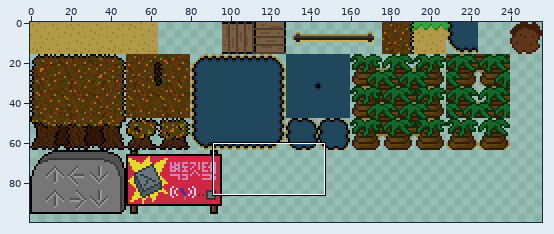
Edited in one commit: sprite sheet (src/data/image/12-beach.png). Above: a wide view before the commit, with the close-up outlined.
Close-up. Before the edit:
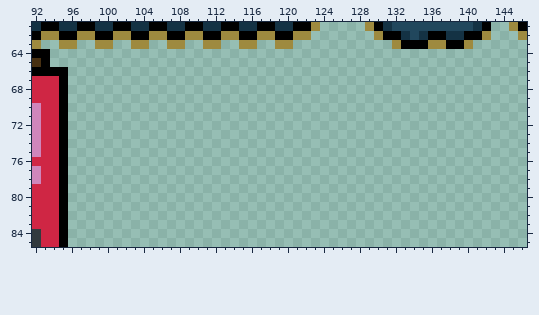
The file is 256x256 pixels. Colours within 5 levels of each other are drawn and written as one. Shown: x 92..146, y 61..85. The wide view leaves out empty margins.
Once edited:
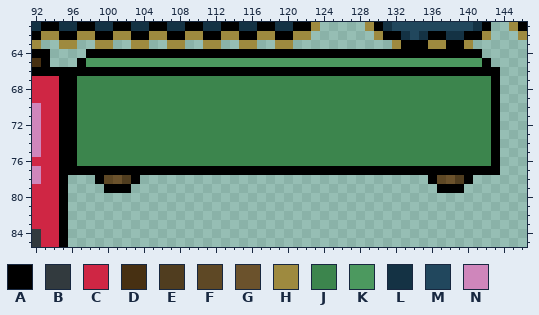
Palette (. is transparent): A #000000  B #323a3e  C #cf2644  D #473012  E #503d1f  F #5e4825  G #6b522c  H #9e8a3f  J #3c854d  K #4c995f  L #143244  M #21475d  N #cf86bb
Change:
There is now colour A in row 64 at x 98 to 141; in row 65 at x 97 and 142; in row 66 at x 96 to 143; in rows 67 to 76 at x 96 and 143; in row 77 at x 96 to 143; in row 78 at x 99, 103, 136 and 140.
There is now colour A in row 79 at x 100 to 102 and 137 to 139.
There is now colour E in row 78 at x 102 and 139.
There is now colour F in row 78 at x 100 and 137.
There is now colour G in row 78 at x 101 and 138.
There is now colour J in rows 67 to 76 at x 97 to 142.
There is now colour K in row 65 at x 98 to 141.
Pixel boxes of the changes (left, top, right, bottom) in both close-ups:
added: (68, 49, 500, 193)
